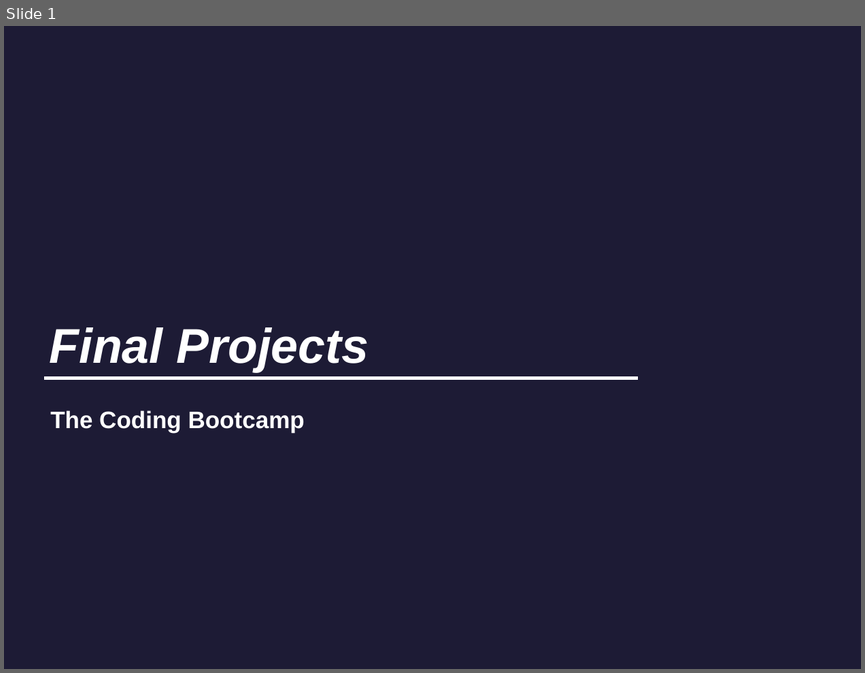
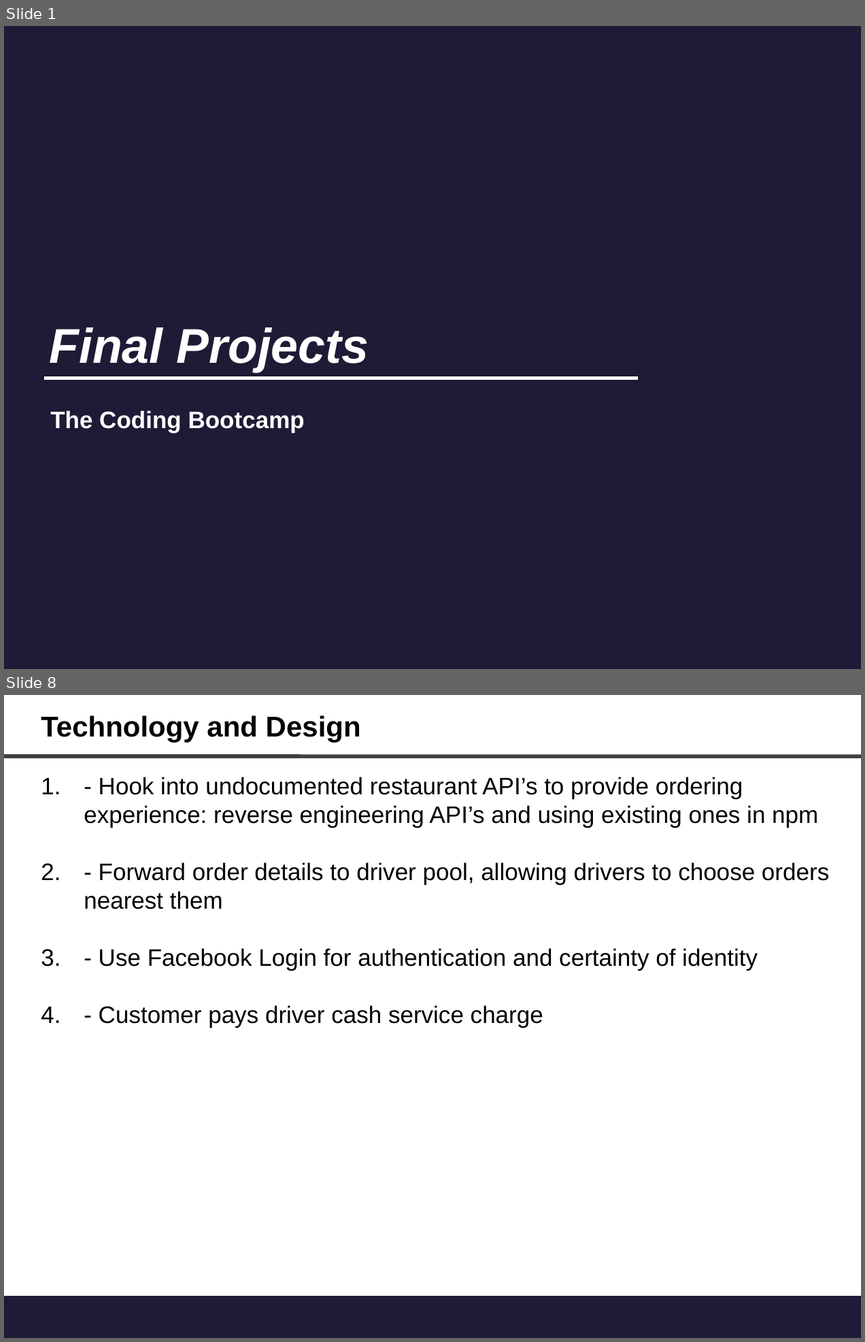
Before and after one commit to chaseleinart/FastFood, a slide deck: public/app_concept/FinalProject.odp. Shown one above the other, each under a label of ours: slide 1 before the commit, slides 1 and 8 after it; the slides between them are not shown. The pictures are 865x673 and 865x1342 pixels, drawn with LibreOffice and Linux fonts; fonts in the diff are those of the drawing; background and template pictures are left out. Boxes give left, top, right and bottom in pixels: in the first picture for what was removed or moved away, otherwise in the second. Text is boxed around its words. In the diff, an @@ line names an element or a change of style, - is before the commit and + after.

```diff
--- a/public/app_concept/FinalProject.odp
+++ b/public/app_concept/FinalProject.odp
@@ slide 8 added at <box>4,695,861,1338</box>, background #FFFFFF @@
@@ text added at <box>41,715,361,743</box>, 24 pt, text #000000, bold @@
+Technology and Design
@@ line added from (4, 756) to (861, 757), #404040 3.26 pt @@
@@ text added at <box>84,777,829,1028</box>, 20 pt, text #000000 @@
+1. - Hook into undocumented restaurant API’s to provide ordering experience: reverse engineering API’s and using existing ones in npm
+2. - Forward order details to driver pool, allowing drivers to choose orders nearest them
+3. - Use Facebook Login for authentication and certainty of identity
+4. - Customer pays driver cash service charge
@@ rectangle added at <box>4,1295,861,1338</box>, fill #1D1B35 @@
```
Also in this commit, not shown: 10 other slides added, 21 slides removed, 11 other files.
